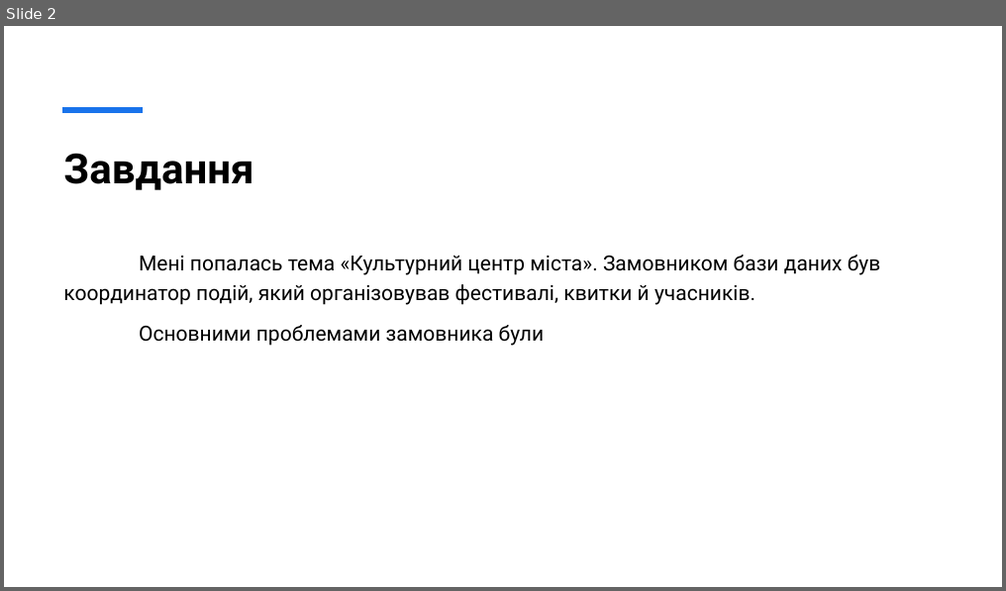
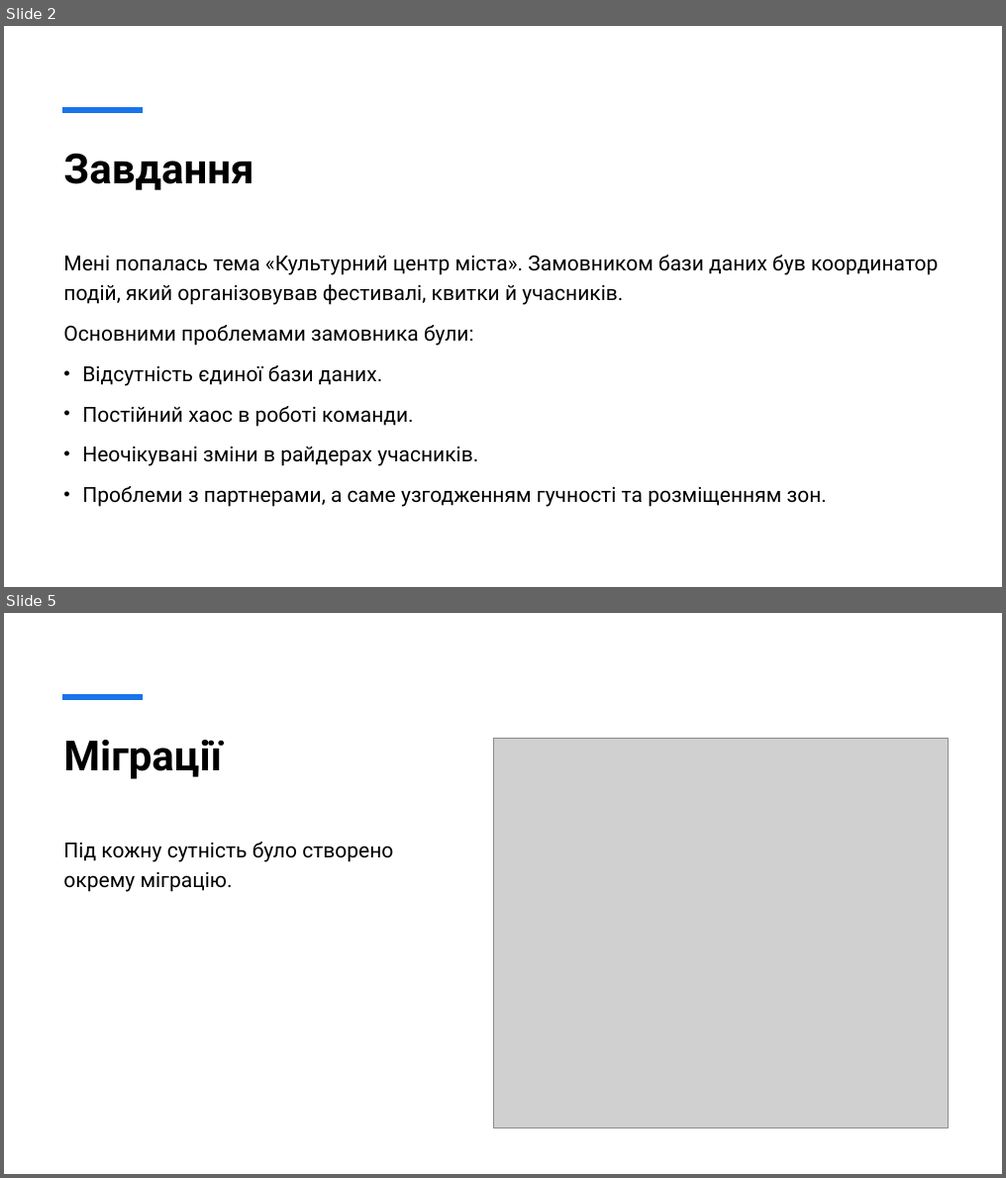
Before and after one commit to emissuu/UniTasks, a slide deck: C#/Lab2/Підсумки другої лабораторної роботи.pptx. Shown one above the other, each under a label of ours: slide 2 before the commit, slides 2 and 5 after it; the slides between them are not shown. The pictures are 1006x591 and 1006x1178 pixels, drawn with LibreOffice and Linux fonts; fonts in the diff are those of the drawing; grey boxes stand for pictures. Boxes give left, top, right and bottom in pixels: in the first picture for what was removed or moved away, otherwise in the second. Text is boxed around its words. In the diff, an @@ line names an element or a change of style, - is before the commit and + after.

```diff
--- a/C#/Lab2/Підсумки другої лабораторної роботи.pptx
+++ b/C#/Lab2/Підсумки другої лабораторної роботи.pptx
@@ slide 5 added at <box>4,613,1002,1174</box>, background #FFFFFF @@
@@ line added from (62, 697) to (143, 697), #1973EB 6 pt @@
@@ title added at <box>63,740,222,779</box>, 40 pt, text #000000, bold @@
+Міграції
@@ picture added at <box>494,738,948,1129</box> @@
@@ text added at <box>63,842,393,892</box>, 20 pt, text #000000 @@
+Під кожну сутність було створено окрему міграцію.
@@ slide 2 changed as well @@
@@ text at <box>63,325,827,507</box>: text changed @@
-Основними проблемами замовника були
+Основними проблемами замовника були:
+• Відсутність єдиної бази даних.
+• Постійний хаос в роботі команди.
+• Неочікувані зміни в райдерах учасників.
+• Проблеми з партнерами, а саме узгодженням гучності та розміщенням зон.
```
Also in this commit, not shown: 1 other slide changed, 9 other slides added, 1 other file.
